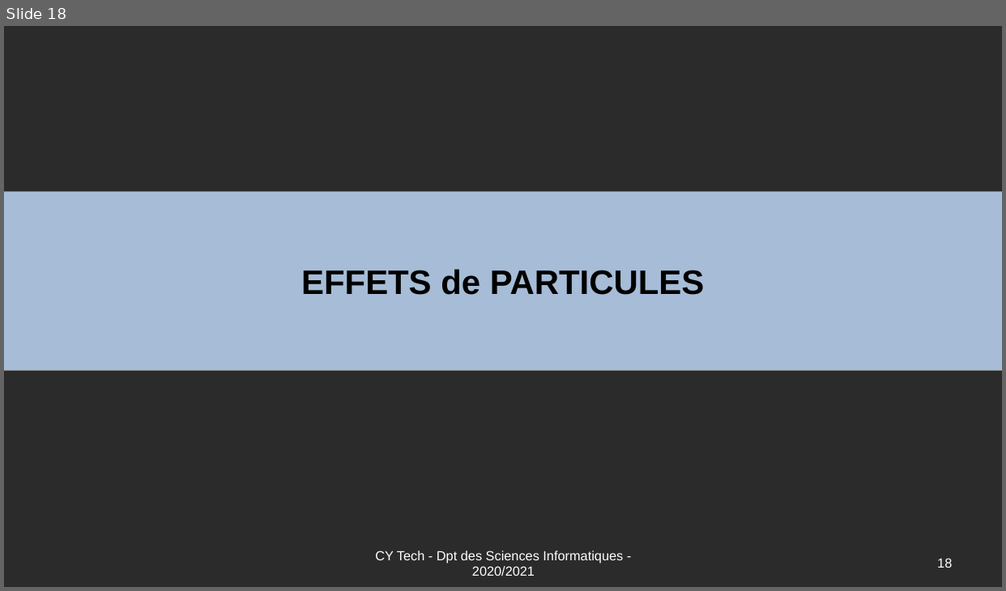
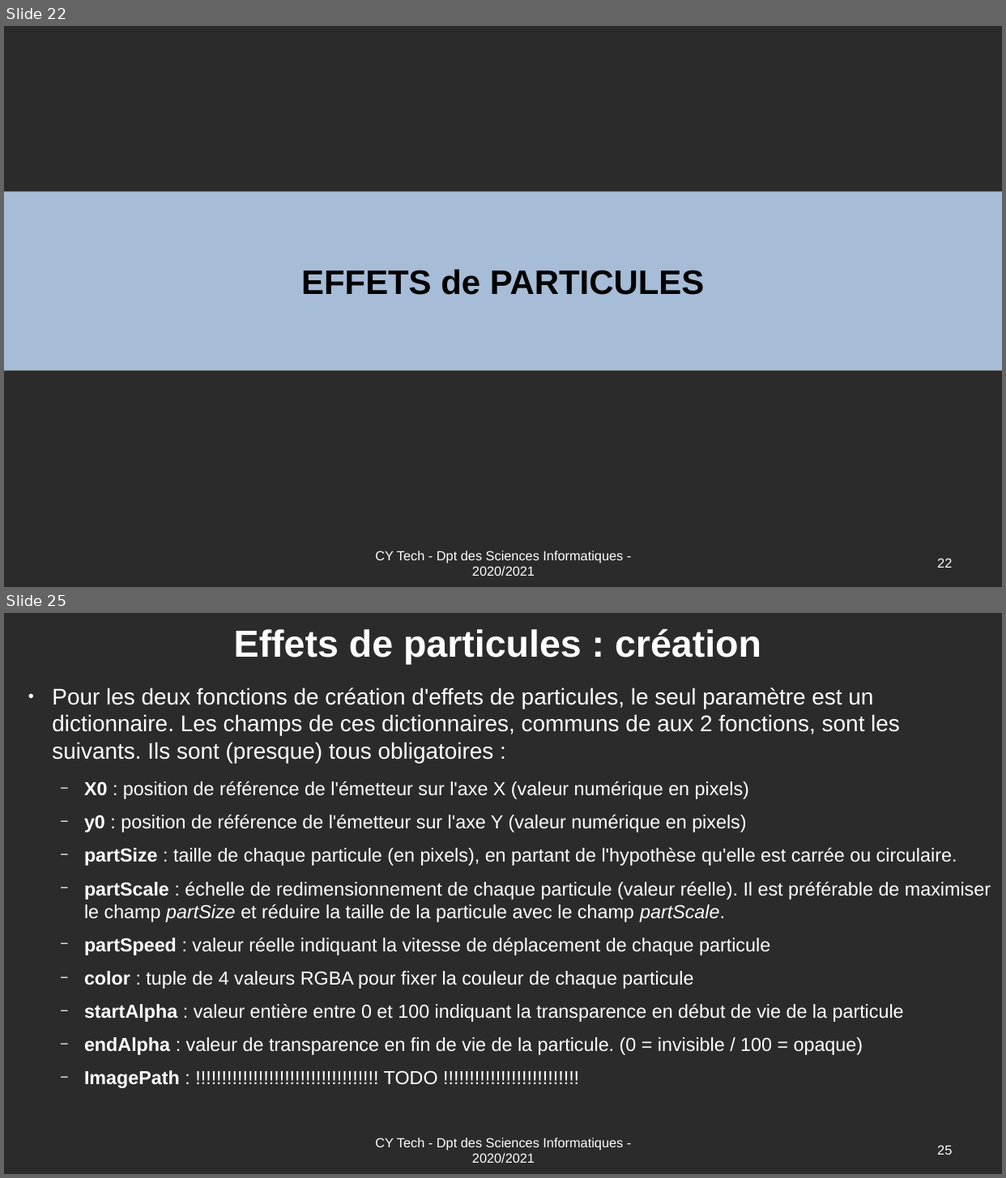
Before and after one commit to Romuald78/pyArcade, a slide deck: doc/UE_Libre_Jeu_Arcade_Documentation.odp. Shown one above the other, each under a label of ours: slide 18 before the commit, slides 22 and 25 after it; the slides between them are not shown. The pictures are 1006x591 and 1006x1178 pixels, drawn with LibreOffice and Linux fonts; fonts in the diff are those of the drawing; background and template pictures are left out; a plain dark background stands for a picture behind light text. Boxes give left, top, right and bottom in pixels: in the first picture for what was removed or moved away, otherwise in the second. Text is boxed around its words. In the diff, an @@ line names an element or a change of style, - is before the commit and + after.

```diff
--- a/doc/UE_Libre_Jeu_Arcade_Documentation.odp
+++ b/doc/UE_Libre_Jeu_Arcade_Documentation.odp
@@ slide 25 added at (4,613,1002,1174), background picture (left out) @@
@@ title added at (234,629,761,664), 40 pt, text #FFFFFF, bold @@
+Effets de particules : création
@@ text added at (52,714,991,1088), 20 pt, text #FFFFFF @@
+● Pour les deux fonctions de création d'effets de particules, le seul paramètre est un dictionnaire. Les champs de ces dictionnaires, communs de aux 2 fonctions, sont les suivants. Ils sont (presque) tous obligatoires :
+  − X0 : position de référence de l'émetteur sur l'axe X (valeur numérique en pixels)
+  − y0 : position de référence de l'émetteur sur l'axe Y (valeur numérique en pixels)
+  − partSize : taille de chaque particule (en pixels), en partant de l'hypothèse qu'elle est carrée ou circulaire.
+  − partScale : échelle de redimensionnement de chaque particule (valeur réelle). Il est préférable de maximiser le champ partSize et réduire la taille de la particule avec le champ partScale.
+  − partSpeed : valeur réelle indiquant la vitesse de déplacement de chaque particule
+  − color : tuple de 4 valeurs RGBA pour fixer la couleur de chaque particule
+  − startAlpha : valeur entière entre 0 et 100 indiquant la transparence en début de vie de la particule
+  − endAlpha : valeur de transparence en fin de vie de la particule. (0 = invisible / 100 = opaque)
+  − ImagePath : !!!!!!!!!!!!!!!!!!!!!!!!!!!!!!!!!!! TODO !!!!!!!!!!!!!!!!!!!!!!!!!!
@@ text added at (375,1138,623,1163), 14 pt, text #FFFFFF @@
+CY Tech - Dpt des Sciences Informatiques - 2020/2021
@@ page number added at (937,1145,952,1155), 14 pt, text #FFFFFF @@
+25
@@ what was slide 18 is now slide 22 @@
@@ page number at (937,558,952,568): text changed @@
-18
+22
```
Also in this commit, not shown: 3 slides changed, 4 other slides added, 2 other files.
